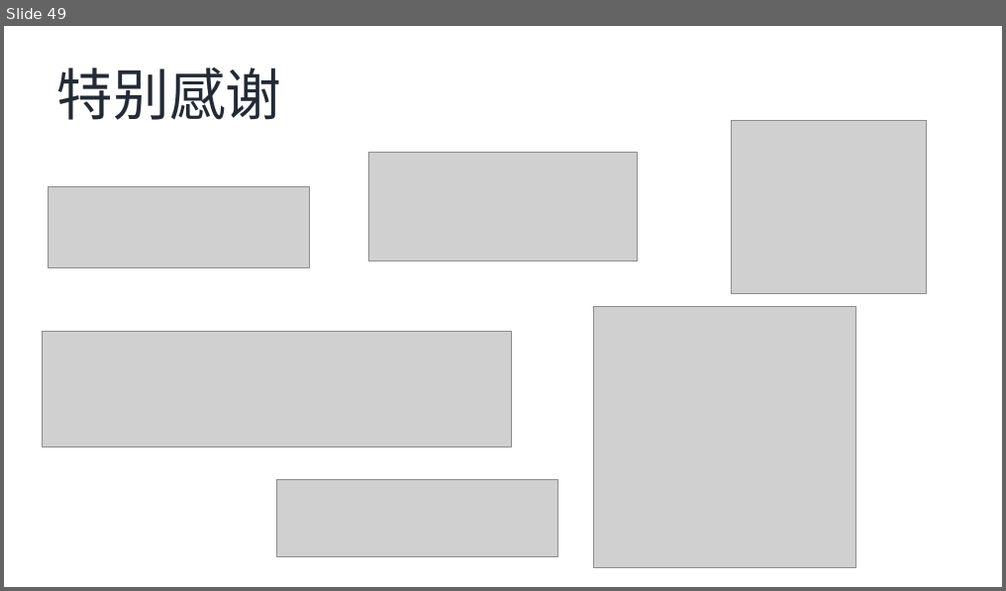
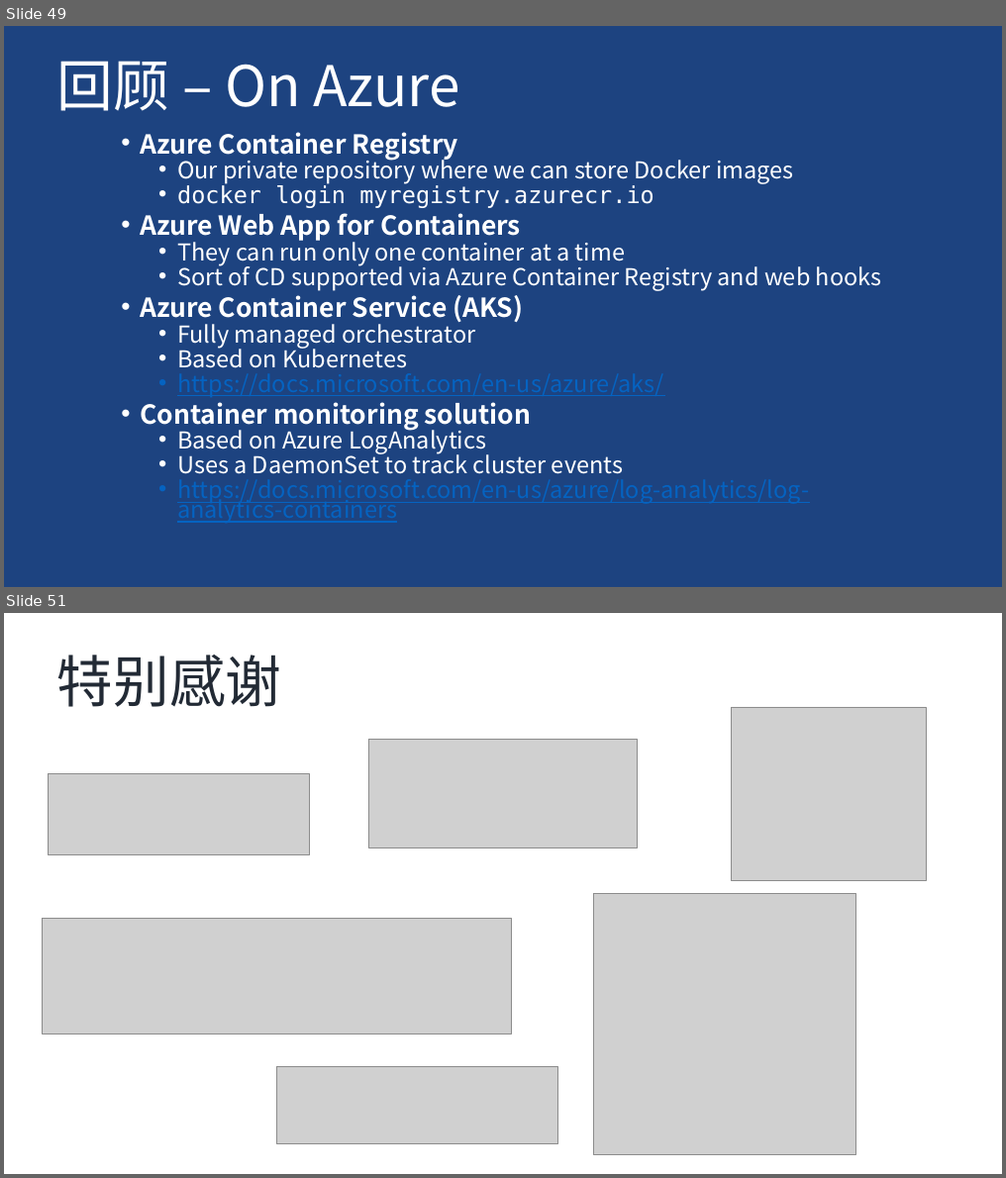
Before and after one commit to geffzhang/DockerStarted, a slide deck: 2019AzureBootcampASPNETCore.pptx. Shown one above the other, each under a label of ours: slide 49 before the commit, slides 49 and 51 after it; the slides between them are not shown. The pictures are 1006x591 and 1006x1178 pixels, drawn with LibreOffice and Linux fonts; fonts in the diff are those of the drawing; grey boxes stand for pictures; background and template pictures are left out. Boxes give left, top, right and bottom in pixels: in the first picture for what was removed or moved away, otherwise in the second. Text is boxed around its words. In the diff, an @@ line names an element or a change of style, - is before the commit and + after.

```diff
--- a/2019AzureBootcampASPNETCore.pptx
+++ b/2019AzureBootcampASPNETCore.pptx
@@ slide 49 added at [4, 26, 1002, 587], background picture (left out) @@
@@ title added at [57, 61, 459, 111], 54 pt, text #FFFFFF @@
+回顾 – On Azure
@@ text added at [140, 132, 882, 504], 22.4 pt, text #FFFFFF @@
+• Azure Container Registry
+  • Our private repository where we can store Docker images
+  • docker login myregistry.azurecr.io
+• Azure Web App for Containers
+  • They can run only one container at a time
+  • Sort of CD supported via Azure Container Registry and web hooks
+• Azure Container Service (AKS)
+  • Fully managed orchestrator
+  • Based on Kubernetes
+  • https://docs.microsoft.com/en-us/azure/aks/
+• Container monitoring solution
+  • Based on Azure LogAnalytics
+  • Uses a DaemonSet to track cluster events
+  • https://docs.microsoft.com/en-us/azure/log-analytics/log-analytics-containers
@@ what was slide 49 is now slide 51 @@
```
Also in this commit, not shown: 2 other slides added, 1 slide removed.
